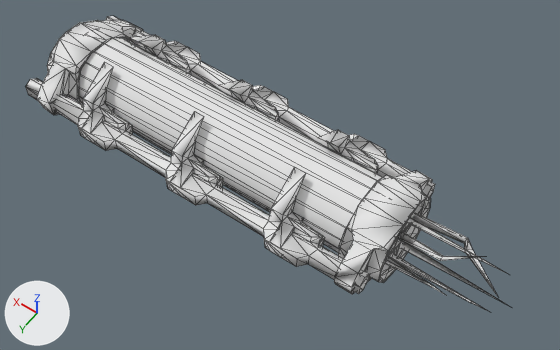
An edit to the OBJ model mesh/adrenalin.obj, drawn before and after from the same camera.
Camera for both pictures: a 50 mm lens placed at (-2.26, 2.67, 4.22), pointed at (-0.35, 0.0, 0.02). The lights are fixed; the arrows at lower left show +X, +Y and +Z. The first picture is the older version. Mesh edges are drawn as thin lines. Where no turn or scale is listed for an object, it has been applied to the vertices.

In view in the first picture: 'adrenaline_main_parent'.
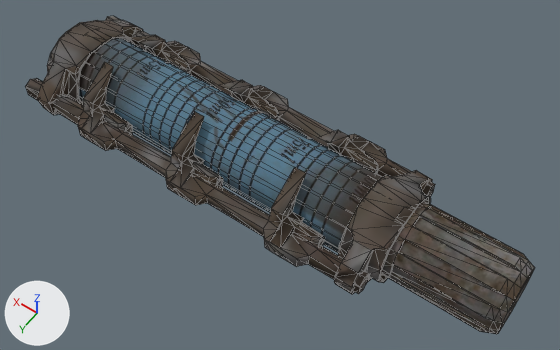
Changed parts and their boxes (x1, y1, x2, y2) in the pictures (560 x 350 px):
'adrenaline_main_parent', surface changed (darker)
    both: (26, 16, 435, 294)
'adrenaline_cap', added
    after: (381, 201, 535, 334)

What the commit changed:
Picture 'adrenaline.png' (img_adrenaline_png) is new.
Picture 'syringe test2.png' (img_syringe_test2_png) is new.
In material 'measurements_syringe' (mat_measurements_syringe), base_color is no longer (0.8, 0.8, 0.8), white #e7e7e7.
In material 'measurements_syringe' (mat_measurements_syringe), texture is now set to img_adrenaline_png.
Material 'metal_sheet_syringe' (mat_metal_sheet_syringe) is new.
Its texture is img_syringe_test2_png.
Its roughness is 1.0.
Mesh me_adrenaline_cap is new.
It has 162 vertices, 320 faces and spans x -2.085..-1.266, y -0.271..0.265, z -0.192..0.359.
It uses material mat_metal_sheet_syringe (picture img_syringe_test2_png).
Object 'adrenaline_cap' (ob_adrenaline_cap) is new; it shows me_adrenaline_cap.
Its location is (0.0, 0.0, 0.0).
